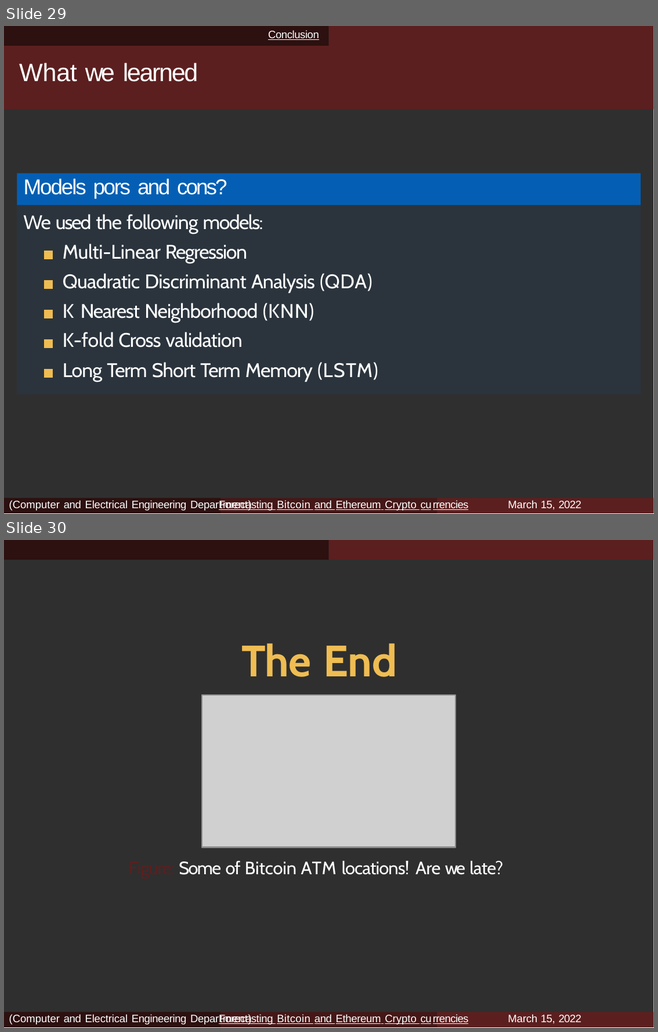
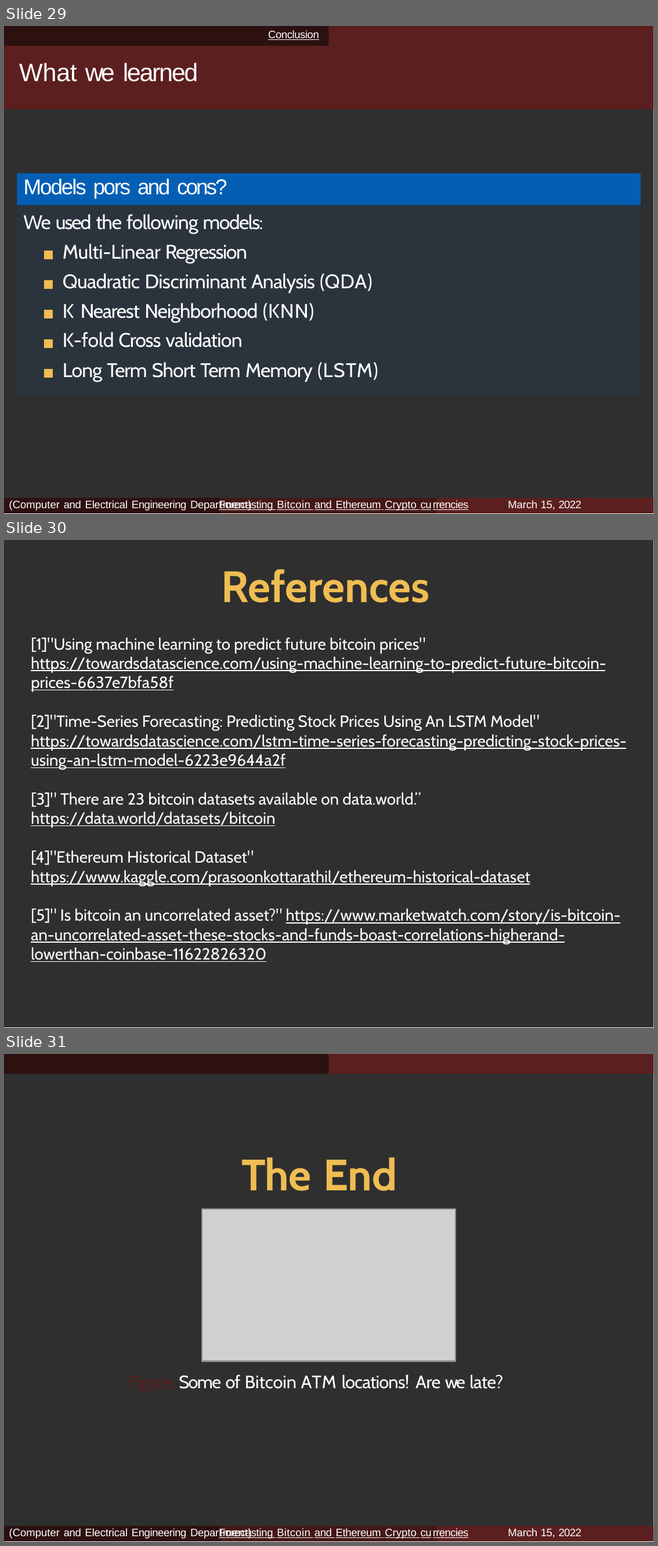
Before and after one commit to RojaReddy329/MachineLearningProject, a slide deck: final PPT.pptx. Shown one above the other, each under a label of ours: slides 29 and 30 before the commit, slides 29, 30 and 31 after it. The pictures are 658x1032 and 658x1546 pixels, drawn with LibreOffice and Linux fonts; fonts in the diff are those of the drawing; grey boxes stand for pictures; background and template pictures are left out. Boxes give left, top, right and bottom in pixels: in the first picture for what was removed or moved away, otherwise in the second. Text is boxed around its words. In the diff, an @@ line names an element or a change of style, - is before the commit and + after.

Commit message:
PPT Edited

```diff
--- a/final PPT.pptx
+++ b/final PPT.pptx
@@ slide 30 added at [4, 540, 654, 1028], background #FFFFFF; not listed: 1 template element that a slide beside it also shows @@
@@ title added at [221, 569, 430, 603], 24.5 pt, text #EFBD52, bold @@
+References
@@ text added at [31, 637, 626, 962], 9 pt, text #FFFFFF, underline @@
+[1]"Using machine learning to predict future bitcoin prices"
+https://towardsdatascience.com/using-machine-learning-to-predict-future-bitcoin-prices-6637e7bfa58f
+[2]"Time-Series Forecasting: Predicting Stock Prices Using An LSTM Model"
+https://towardsdatascience.com/lstm-time-series-forecasting-predicting-stock-prices-using-an-lstm-model-6223e9644a2f
+[3]" There are 23 bitcoin datasets available on data.world.” https://data.world/datasets/bitcoin
+[4]"Ethereum Historical Dataset"
+https://www.kaggle.com/prasoonkottarathil/ethereum-historical-dataset
+[5]" Is bitcoin an uncorrelated asset?" https://www.marketwatch.com/story/is-bitcoin-an-uncorrelated-asset-these-stocks-and-funds-boast-correlations-higherand-lowerthan-coinbase-11622826320
@@ what was slide 30 is now slide 31 @@
```
Also in this commit, not shown: 4 other files.
